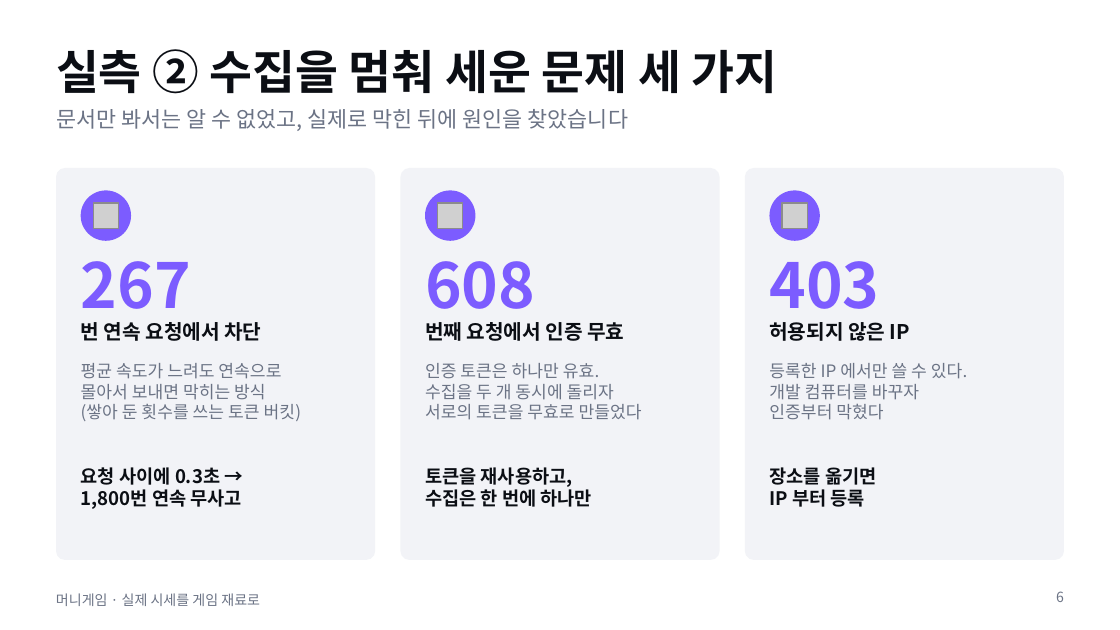
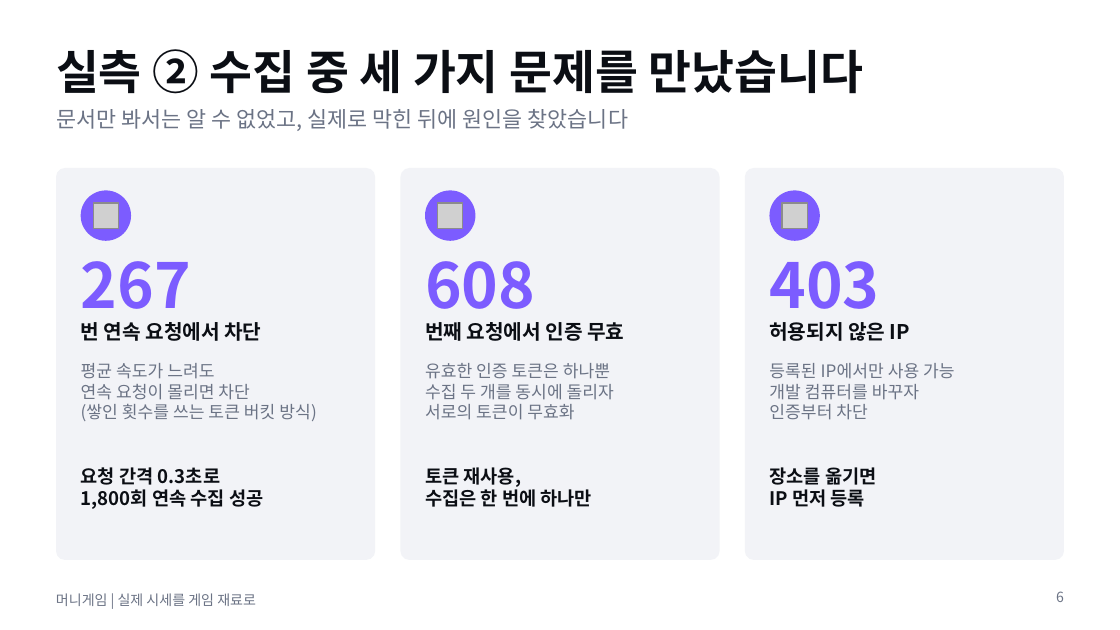
Before and after one commit to mth1108/money_game, a slide deck: slide 6 of presentations/01-data/moneygame-progress.pptx. Drawn at 1120x630 pixels with LibreOffice and Linux fonts; fonts in the diff are those of the drawing; grey boxes stand for pictures. Boxes give left, top, right and bottom in pixels: in the first picture for what was removed or moved away, otherwise in the second. Text is boxed around its words. In the diff, an @@ line names an element or a change of style, - is before the commit and + after.

```diff
--- a/presentations/01-data/moneygame-progress.pptx
+++ b/presentations/01-data/moneygame-progress.pptx
@@ title at (56,49,864,94): text changed @@
-실측 ② 수집을 멈춰 세운 문제 세 가지
+실측 ② 수집 중 세 가지 문제를 만났습니다
@@ text at (81,363,317,421): text changed @@
-평균 속도가 느려도 연속으로
-몰아서 보내면 막히는 방식
-(쌓아 둔 횟수를 쓰는 토큰 버킷)
+평균 속도가 느려도
+연속 요청이 몰리면 차단
+(쌓인 횟수를 쓰는 토큰 버킷 방식)
@@ text at (425,363,614,420): text changed @@
-인증 토큰은 하나만 유효.
-수집을 두 개 동시에 돌리자
-서로의 토큰을 무효로 만들었다
+유효한 인증 토큰은 하나뿐
+수집 두 개를 동시에 돌리자
+서로의 토큰이 무효화
@@ text at (769,363,955,379): text changed @@
-등록한 IP 에서만 쓸 수 있다.
+등록된 IP에서만 사용 가능
@@ text at (769,404,868,420): text changed @@
-인증부터 막혔다
+인증부터 차단
@@ text at (81,467,263,509): text changed @@
-요청 사이에 0.3초 →
-1,800번 연속 무사고
+요청 간격 0.3초로
+1,800회 연속 수집 성공
@@ text at (425,467,522,487): text changed @@
-토큰을 재사용하고,
+토큰 재사용,
@@ text at (769,489,865,507): text changed @@
-IP 부터 등록
+IP 먼저 등록
@@ text at (56,593,256,606): text changed @@
-머니게임 · 실제 시세를 게임 재료로
+머니게임 | 실제 시세를 게임 재료로
```
Also in this commit, not shown: 11 other slides changed, 2 other files.
